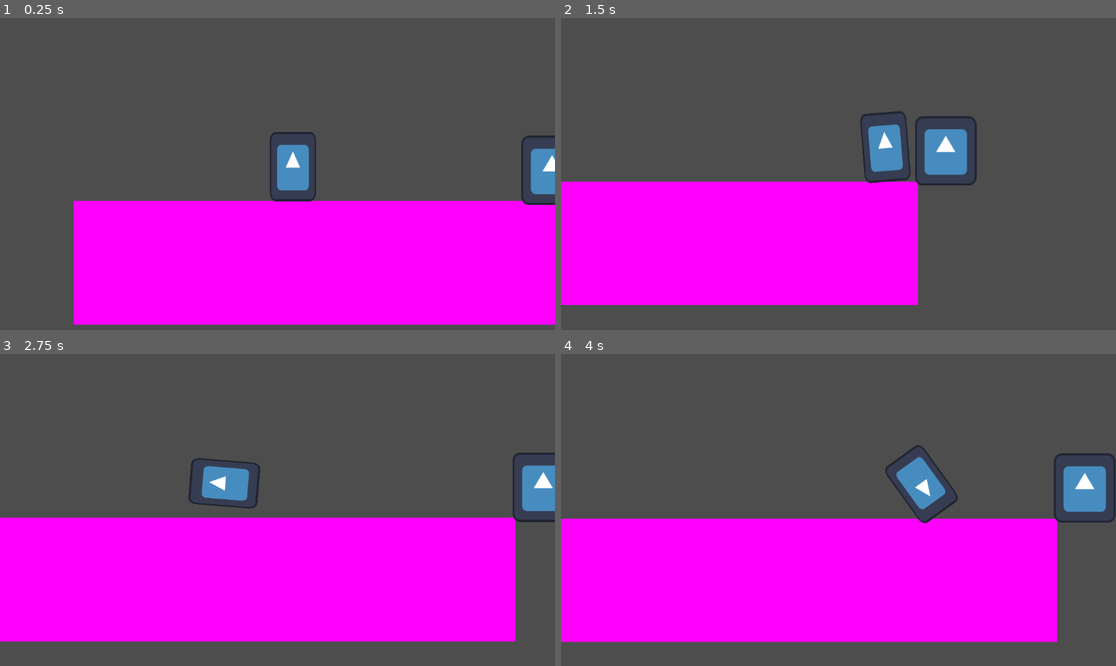
Above: before the commit, frames 1-4 (two rows, left to right).
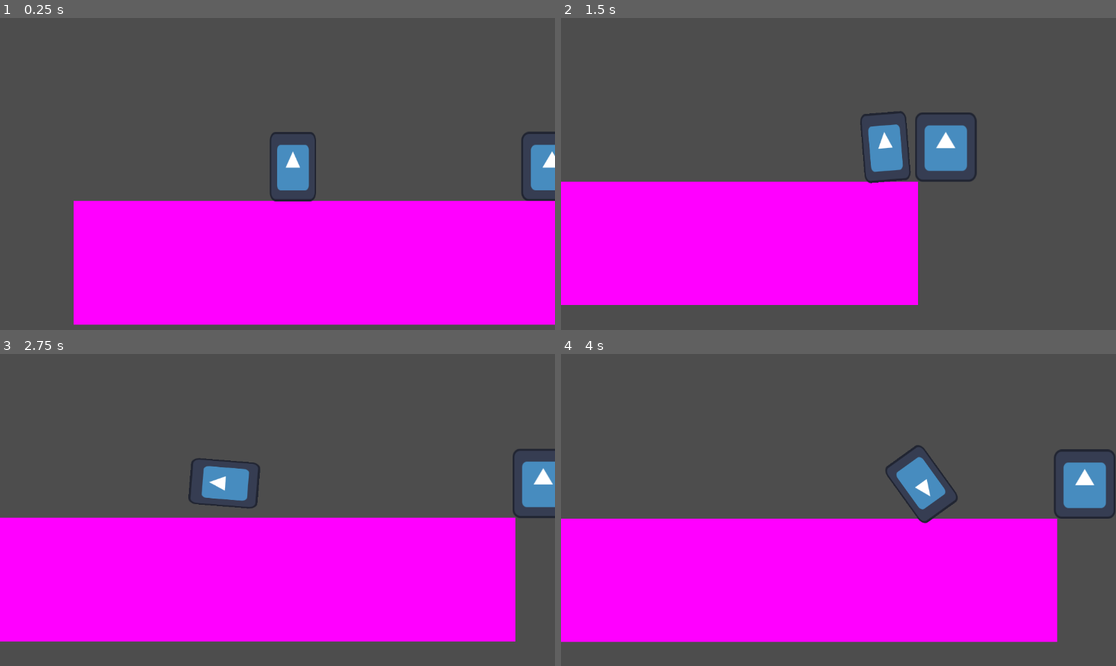
Above: after the commit, the same moments.

Repository: CodeScratcher/soulslike
Game: Godot game, scene res://Levels/test_scene.tscn
Two runs of this game, one before a commit and one after it. Both use one fixed random seed, a clock stepped at 60 frames per second and the inputs below. The engine's default icon, where the game draws it, is replaced by a stand-in: a white triangle on a blue panel in a dark square.
Inputs:
- Up to frame 1 (0.25 s): no input
- Up to frame 2 (1.5 s): hold Space (roll) 0.53-1.28 s; hold D (right) from 0.53 s (still down); tap W (jump) at 0.77 s; tap Space (roll) at 1.35 s
- Up to frame 3 (2.75 s): tap W (jump) at 1.52 s; release D (right) at 2.03 s; hold A (left) from 2.03 s (still down); hold Space (roll) from 2.03 s (still down)
- Up to frame 4 (4 s): release A (left) at 2.78 s; release Space (roll) at 2.78 s; hold D (right) from 2.78 s (still down); tap Space (roll) at 2.85 s; tap W (jump) at 3.02, 3.77 s; hold Space (roll) from 3.53 s (still down)

The runs differ from the first frame. In frame 1, 0.4% of the frame differs, in the area x 93-100%, y 36-60%; in frame 2, 0.6%; in frame 3, 0.5%; in frame 4, 0.6%, in the area x 88-100%, y 30-54%.

Commit message:
TestEnemy hurtbox fix again
Made it better again this time for real

Diff:
--- a/Objects/test_enemy.tscn
+++ b/Objects/test_enemy.tscn
@@ -1,10 +1,10 @@
-[gd_scene load_steps=4 format=3 uid="uid://5ilcfle766r"]
+[gd_scene load_steps=4 format=3 uid="uid://d3am4wmcyhydx"]
 
 [ext_resource type="Texture2D" uid="uid://duyvdhdn6yd5l" path="res://icon.svg" id="1_brvmh"]
 [ext_resource type="Script" path="res://Scripts/test_enemy.gd" id="1_faffx"]
 
 [sub_resource type="RectangleShape2D" id="RectangleShape2D_igqx6"]
-size = Vector2(64, 64)
+size = Vector2(64, 68)
 
 [node name="TestEnemy" type="CharacterBody2D"]
 collision_layer = 4
@@ -16,5 +16,5 @@
 texture = ExtResource("1_brvmh")
 
 [node name="CollisionShape2D" type="CollisionShape2D" parent="."]
-position = Vector2(32, 32)
+position = Vector2(32, 34)
 shape = SubResource("RectangleShape2D_igqx6")
Not shown: 1 places in Levels/test_scene.tscn that only renumber resources
